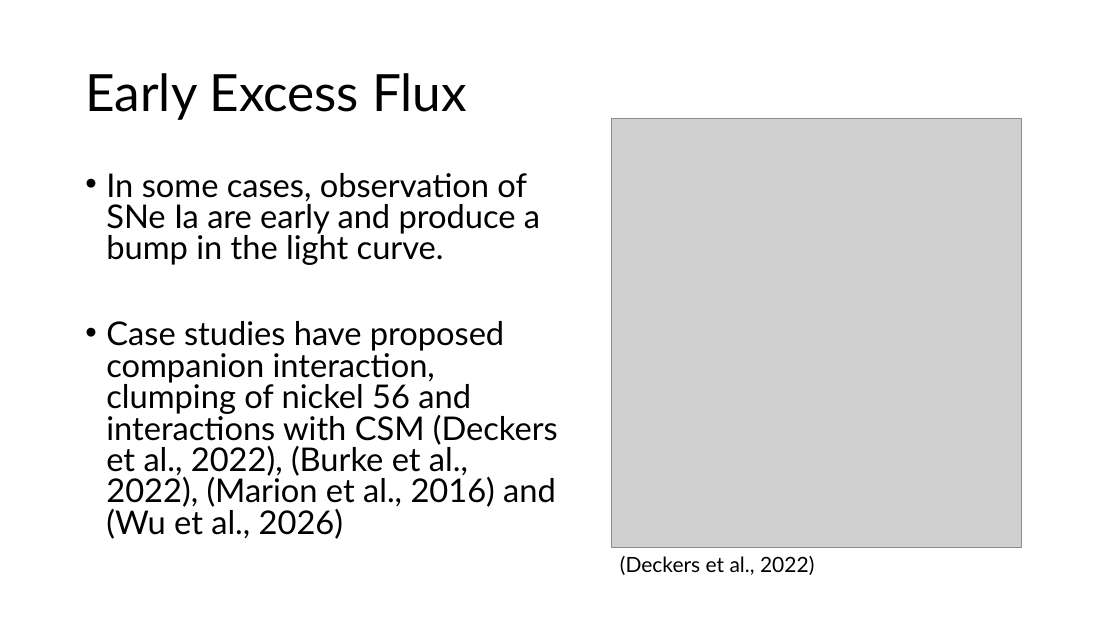
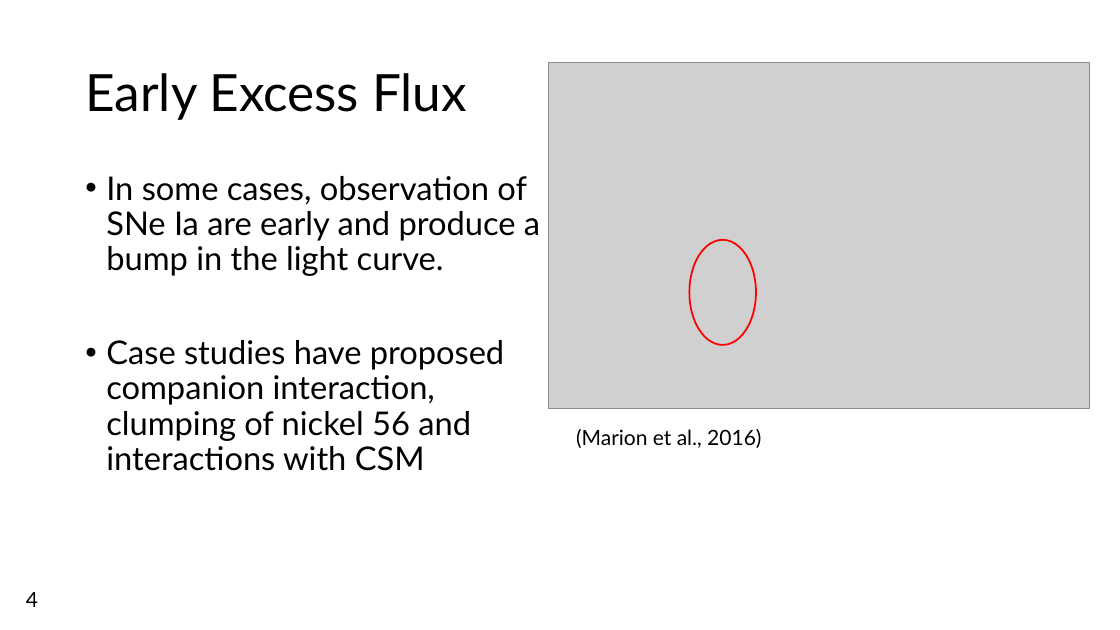
Before and after one commit to Webd0g/Honours_Project, a slide deck: slide 5 of Oral_presentation/Oral_Presentation.pptx (slide 8 before the commit). Drawn at 1120x630 pixels with LibreOffice and Linux fonts; fonts in the diff are those of the drawing; grey boxes stand for pictures; background and template pictures are left out. Boxes give left, top, right and bottom in pixels: in the first picture for what was removed or moved away, otherwise in the second. Text is boxed around its words. In the diff, an @@ line names an element or a change of style, - is before the commit and + after.

```diff
--- a/Oral_presentation/Oral_Presentation.pptx
+++ b/Oral_presentation/Oral_Presentation.pptx
@@ picture added at <box>549,62,1090,408</box> @@
@@ picture removed at <box>612,118,1022,547</box> @@
@@ text at <box>106,176,540,276</box>: line spacing 0.8 to 0.9 @@
@@ ellipse added at <box>690,239,756,344</box>, outline #FF0000 1.5 pt @@
@@ text at <box>106,340,504,471</box>: text changed @@
-• Case studies have proposed companion interaction, clumping of nickel 56 and interactions with CSM (Deckers et al., 2022), (Burke et al., 2022), (Marion et al., 2016) and (Wu et al., 2026)
+• Case studies have proposed companion interaction, clumping of nickel 56 and interactions with CSM
@@ text at <box>576,429,761,448</box>: text changed @@
-(Deckers et al., 2022)
+(Marion et al., 2016)
@@ text added at <box>26,592,38,607</box>, 18 pt, text #000000 @@
+4
```
Also in this commit, not shown: 3 other slides changed, 4 slides added, 8 slides removed, 12 other files.
